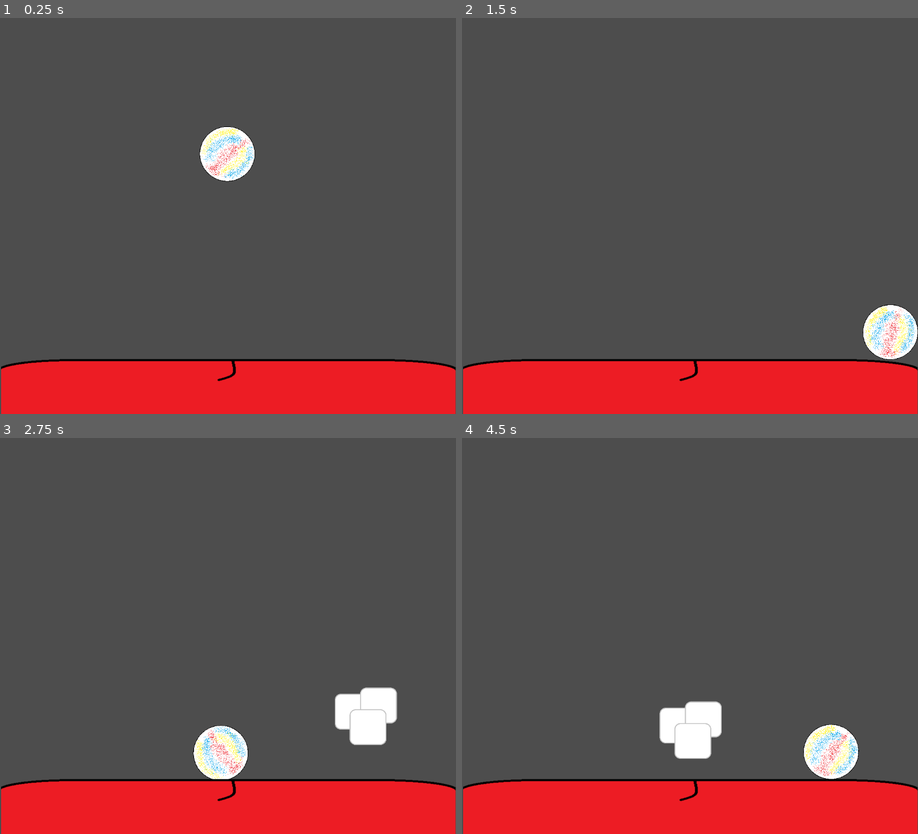
Above: before the commit, frames 1-4 (two rows, left to right).
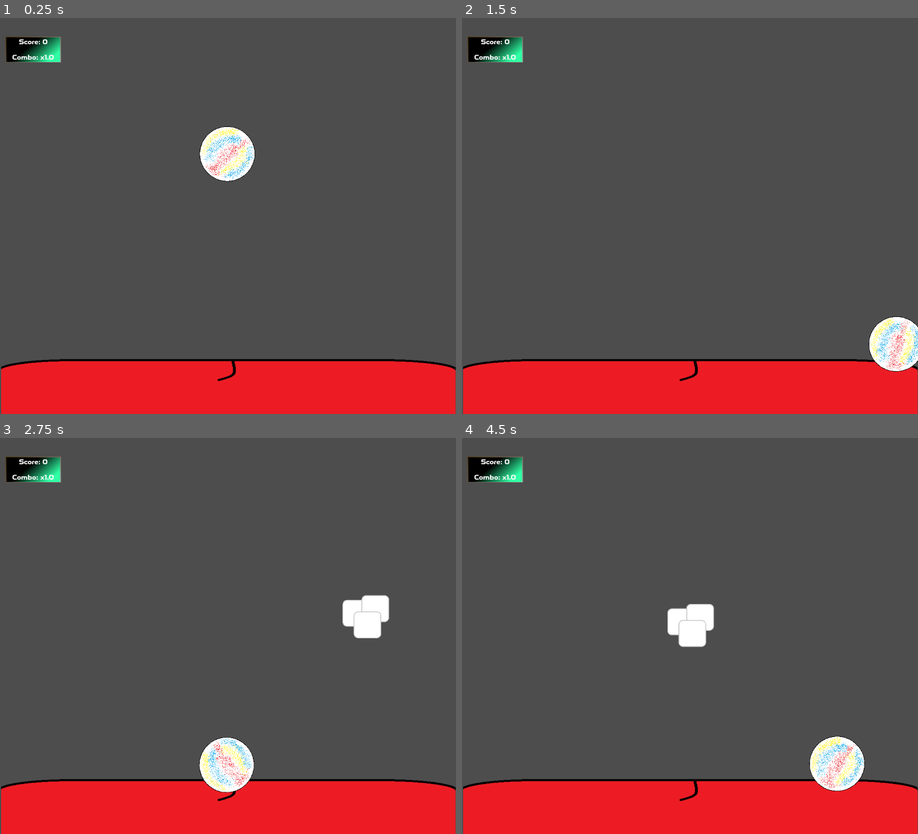
Above: after the commit, the same moments.

Repository: AlienMan1053/short-and-sweet
Game: Godot game, scene res://Scenes/main.tscn
Two runs of this game, one before a commit and one after it. Both use one fixed random seed, a clock stepped at 60 frames per second and the inputs below.
Inputs:
- Up to frame 1 (0.25 s): no input
- Up to frame 2 (1.5 s): hold D (Right) from 0.53 s (still down); tap Space (Jump) at 0.77 s
- Up to frame 3 (2.75 s): tap Space (Jump) at 1.52 s; release D (Right) at 2.03 s; hold A (Left) from 2.03 s (still down)
- Up to frame 4 (4.5 s): release A (Left) at 2.78 s; hold D (Right) 2.78-4.28 s; tap Space (Jump) at 3.02, 3.77 s; hold A (Left) from 4.28 s (still down)

The runs differ from the first frame. In frame 1, 0.8% of the frame differs, in the area x 1-14%, y 4-12%; in frame 2, 2.1%; in frame 3, 4.7%; in frame 4, 4.7%, in the area x 1-89%, y 4-90%.

Commit message:
Scoring System!
I added a scoring system and combo multiplier. Sugar on the tongue adds +0.1 to the combo multiplier and 10*combo multiplier to the score. Enemy on the tongue resets the combo multiplier and subtracts points.

Sugar and Enemy scenes now use separate droplet scripts - subclasses of droplet.gd for each - to handle differences in behavior on interactions.

Diff:
--- /dev/null
+++ b/Scenes/combo_label.gd
@@ -0,0 +1,7 @@
+extends Label
+
+func _ready():
+	GameManager.combo_changed.connect(_on_combo_changed)
+
+func _on_combo_changed(new_score):
+	text = "Combo: x" + str(new_score)
--- a/Scenes/enemy.tscn
+++ b/Scenes/enemy.tscn
@@ -1,12 +1,13 @@
 [gd_scene format=3 uid="uid://bg0gklxnrqc53"]
 
-[ext_resource type="Script" uid="uid://bhdmg7vlb4vxl" path="res://droplet.gd" id="1_1f0kj"]
+[ext_resource type="Script" uid="uid://saglmnbwnrib" path="res://enemyDroplet.gd" id="1_1f0kj"]
 [ext_resource type="Texture2D" uid="uid://d4dgwyohdl3vg" path="res://Assests/Images/Enemy/Enemy.png" id="2_1f0kj"]
 
 [sub_resource type="CircleShape2D" id="CircleShape2D_fmgec"]
 radius = 197.16237
 
-[node name="Sugar" type="Area2D" unique_id=1111726100]
+[node name="Enemy" type="Area2D" unique_id=1111726100]
+scale = Vector2(0.75, 0.75)
 script = ExtResource("1_1f0kj")
 
 [node name="Sprite2D" type="Sprite2D" parent="." unique_id=739371602]
--- /dev/null
+++ b/Scenes/game_manager.gd
@@ -0,0 +1,22 @@
+extends Node
+signal score_changed(new_score)
+signal combo_changed(new_combo)
+var score = 0
+var comboMultipier = 1.0
+
+func add_point():
+	score += 10*comboMultipier
+	if comboMultipier < 5:
+		comboMultipier += .1
+
+	emit_signal("score_changed",score)
+	emit_signal("combo_changed",comboMultipier)
+	print(score)
+
+func remove_point():
+	comboMultipier = 1.0
+	score -= 10*comboMultipier
+
+	emit_signal("score_changed",score)
+	emit_signal("combo_changed",comboMultipier)
+	print(score)
--- a/Scenes/main.tscn
+++ b/Scenes/main.tscn
@@ -3,14 +3,27 @@
 [ext_resource type="Script" uid="uid://bi4lpanivwjcx" path="res://main.gd" id="1_8gbba"]
 [ext_resource type="PackedScene" uid="uid://bl2yxyb4b1nf7" path="res://Scenes/player.tscn" id="1_jjgbg"]
 [ext_resource type="Texture2D" uid="uid://diwduh5g0fvl3" path="res://Assests/Images/Floor/Tongue.png" id="2_bo1nx"]
+[ext_resource type="FontFile" uid="uid://dgymasmm5i6tu" path="res://Assests/Fonts/toxigenesis bd.otf" id="4_kry3j"]
+[ext_resource type="Script" uid="uid://b3aif6qmrqwsi" path="res://Scenes/score_label.gd" id="6_6bp64"]
+[ext_resource type="Script" uid="uid://bvk7k6fk3r11a" path="res://Scenes/game_manager.gd" id="6_21xkr"]
+[ext_resource type="Texture2D" uid="uid://vmw3qa77fio2" path="res://Assests/Images/UI Elements/ScoreBox.png" id="6_344ge"]
+[ext_resource type="Script" uid="uid://dxbe56ee1nb60" path="res://Scenes/combo_label.gd" id="8_344ge"]
 
 [sub_resource type="RectangleShape2D" id="RectangleShape2D_8gbba"]
-size = Vector2(128, 128)
+size = Vector2(127.88889, 98)
+
+[sub_resource type="Theme" id="Theme_6bp64"]
+default_font = ExtResource("4_kry3j")
 
 [node name="Main" type="Node2D" unique_id=529645710]
 script = ExtResource("1_8gbba")
 
+[node name="GameManager" type="Node" parent="." unique_id=918708317]
+unique_name_in_owner = true
+script = ExtResource("6_21xkr")
+
 [node name="Player" parent="." unique_id=2053804336 instance=ExtResource("1_jjgbg")]
+z_index = 1
 position = Vector2(576, 310)
 scale = Vector2(0.25, 0.25)
 
@@ -25,6 +38,7 @@
 texture = ExtResource("2_bo1nx")
 
 [node name="CollisionShape2D" type="CollisionShape2D" parent="Tongue" unique_id=2130997797]
+position = Vector2(0.05555725, 15)
 shape = SubResource("RectangleShape2D_8gbba")
 
 [node name="Left Wall" type="StaticBody2D" parent="." unique_id=1407524714]
@@ -54,3 +68,41 @@
 
 [node name="CollisionShape2D" type="CollisionShape2D" parent="Right Wall" unique_id=168132615]
 shape = SubResource("RectangleShape2D_8gbba")
+
+[node name="UserInterface" type="Control" parent="." unique_id=1999656263]
+unique_name_in_owner = true
+layout_mode = 3
+anchors_preset = 0
+offset_left = 24.0
+offset_top = 60.0
+offset_right = 111.0
+offset_bottom = 100.0
+theme = SubResource("Theme_6bp64")
+
+[node name="ScoreBox" type="Sprite2D" parent="UserInterface" unique_id=1968827589]
+position = Vector2(59.99997, 19.99997)
+scale = Vector2(0.175, 0.108333334)
+texture = ExtResource("6_344ge")
+
+[node name="ScoreLabel" type="Label" parent="UserInterface" unique_id=247105819]
+layout_mode = 0
+offset_left = -7.0
+offset_top = -12.0
+offset_right = 129.0
+offset_bottom = 13.0
+theme_override_font_sizes/font_size = 16
+text = "Score: 0"
+horizontal_alignment = 1
+vertical_alignment = 1
+script = ExtResource("6_6bp64")
+
+[node name="ComboLabel" type="Label" parent="UserInterface" unique_id=1750304067]
+layout_mode = 0
+offset_left = -7.0
+offset_top = 26.0
+offset_right = 127.0
+offset_bottom = 52.0
+text = "Combo: x1.0"
+horizontal_alignment = 1
+vertical_alignment = 1
+script = ExtResource("8_344ge")
--- /dev/null
+++ b/Scenes/score_label.gd
@@ -0,0 +1,7 @@
+extends Label
+
+func _ready():
+	GameManager.score_changed.connect(_on_score_changed)
+
+func _on_score_changed(new_score):
+	text = "Score: " + str(new_score)
--- a/Scenes/sugar.tscn
+++ b/Scenes/sugar.tscn
@@ -1,12 +1,13 @@
 [gd_scene format=3 uid="uid://da31hxfox6rin"]
 
-[ext_resource type="Script" uid="uid://bhdmg7vlb4vxl" path="res://droplet.gd" id="1_n4k3a"]
+[ext_resource type="Script" uid="uid://ci8r23xlkkkxm" path="res://Scenes/sugarDroplet.gd" id="1_n4k3a"]
 [ext_resource type="Texture2D" uid="uid://bjf312i2c7tax" path="res://Assests/Images/Sugar/Sugar.png" id="2_6lna5"]
 
 [sub_resource type="CircleShape2D" id="CircleShape2D_fmgec"]
 radius = 197.16237
 
 [node name="Sugar" type="Area2D" unique_id=1111726100]
+scale = Vector2(0.75, 0.75)
 script = ExtResource("1_n4k3a")
 
 [node name="Sprite2D" type="Sprite2D" parent="." unique_id=739371602]
--- /dev/null
+++ b/Scenes/sugarDroplet.gd
@@ -0,0 +1,9 @@
+extends "res://droplet.gd"
+
+"""
+Extended the droplet class to add particular logic to the enemy scene.
+"""
+func _on_body_entered(body) -> void:
+	if(body.name == "Tongue"):
+		GameManager.add_point()
+	queue_free()
--- a/droplet.gd
+++ b/droplet.gd
@@ -1,4 +1,8 @@
 extends Area2D
+
+signal caught
+
+
 
 func _ready():
 	$Sprite2D.scale = Vector2(0.5, 0.5)
@@ -9,9 +13,8 @@
 	pass
 
 func _physics_process(delta):
-	position.y += 700*delta
+	position.y += randi_range(200,700)*delta
 
 
-func _on_body_entered(body: CharacterBody2D) -> void:
-	print("got it")
+func _on_body_entered(body) -> void:
 	queue_free()
--- /dev/null
+++ b/enemyDroplet.gd
@@ -0,0 +1,9 @@
+extends "res://droplet.gd"
+
+"""
+Extended the droplet class to add particular logic to the enemy scene.
+"""
+func _on_body_entered(body) -> void:
+	if(body.name == "Tongue"):
+		GameManager.remove_point()
+	queue_free()
--- a/project.godot
+++ b/project.godot
@@ -14,6 +14,10 @@
 run/main_scene="uid://dx004t8tsjqhd"
 config/features=PackedStringArray("4.6", "Forward Plus")
 config/icon="res://icon.svg"
+
+[autoload]
+
+GameManager="*uid://bvk7k6fk3r11a"
 
 [display]
 
Binary file added: Assests/Fonts/toxigenesis bd.otf
Not shown, added: Assests/Fonts/toxigenesis bd.otf.import
Binary file added: Assests/Images/UI Elements/ScoreBox.png
Not shown, added: Assests/Images/UI Elements/ScoreBox.png.import
Not shown, added: Scenes/combo_label.gd.uid
Not shown, added: Scenes/game_manager.gd.uid
Not shown, added: Scenes/score_label.gd.uid
Not shown, added: Scenes/sugarDroplet.gd.uid
Not shown, added: enemyDroplet.gd.uid
